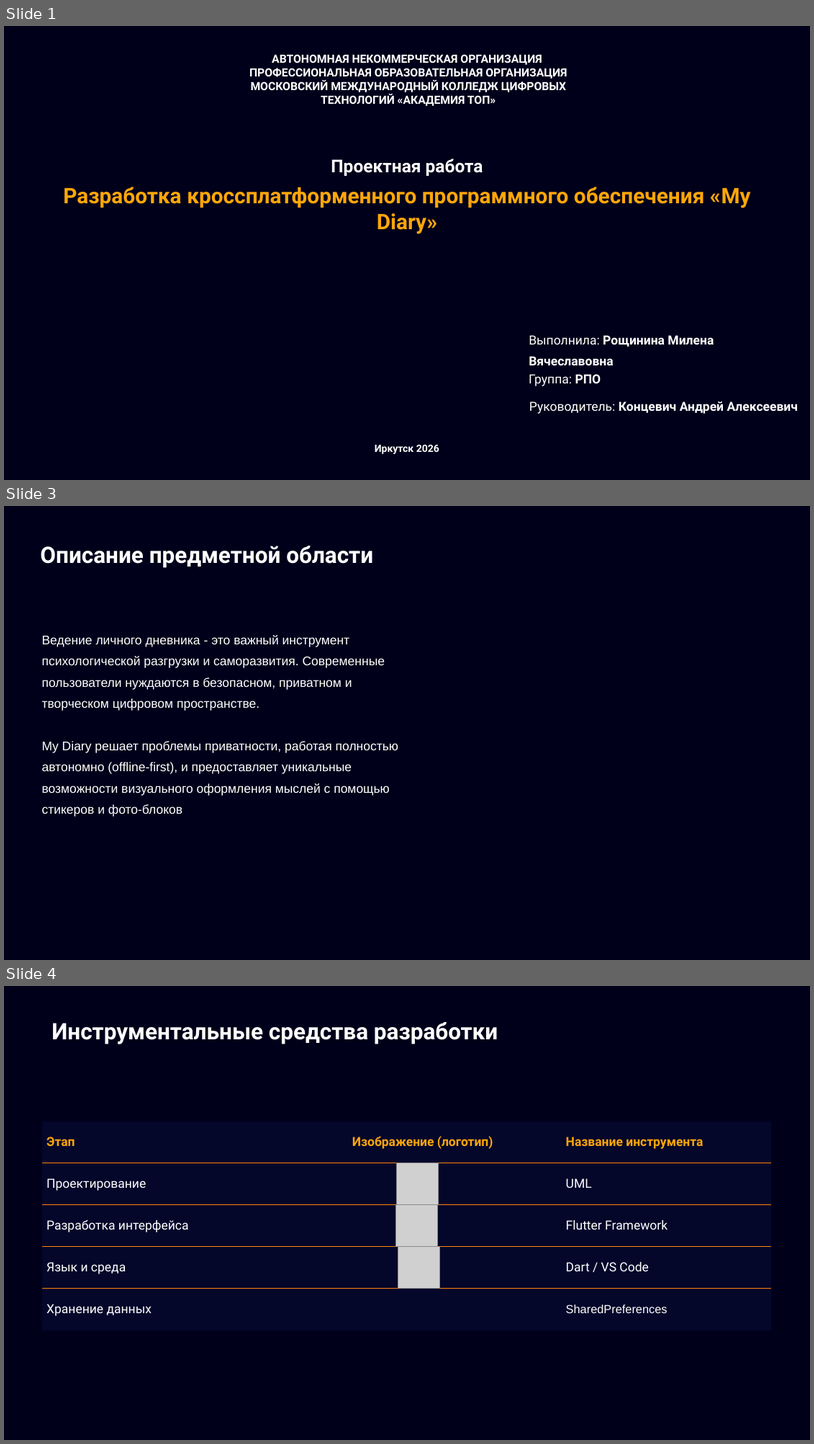
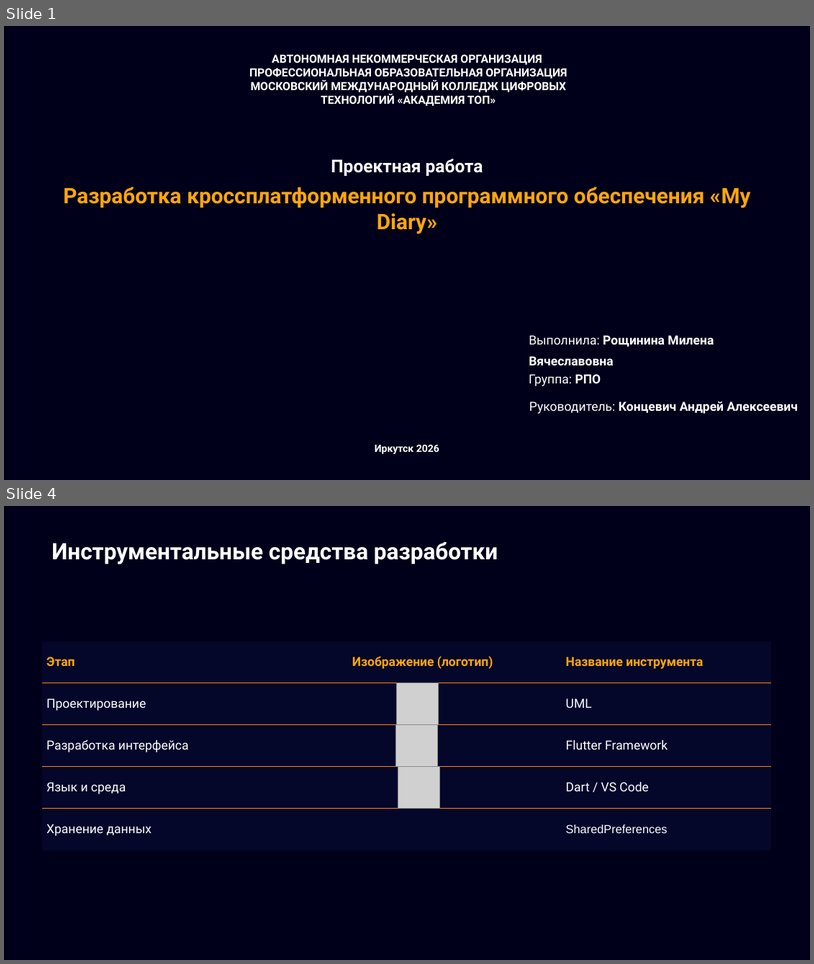
Before and after one commit to serusew/diary, a slide deck: документация/Презентация My Diary (не доделана).pptx. Shown one above the other, each under a label of ours: slides 1, 3 and 4 before the commit, slides 1 and 4 after it; the slides between them are not shown. The pictures are 814x1444 and 814x964 pixels, drawn with LibreOffice and Linux fonts; fonts in the diff are those of the drawing; grey boxes stand for pictures. Boxes give left, top, right and bottom in pixels: in the first picture for what was removed or moved away, otherwise in the second. Text is boxed around its words. In the diff, an @@ line names an element or a change of style, - is before the commit and + after.

Commit message:
change text presentation

```diff
--- a/документация/Презентация My Diary (не доделана).pptx
+++ b/документация/Презентация My Diary (не доделана).pptx
@@ slide 3 removed at <box>4,506,810,960</box>, background #00001A @@
@@ text removed at <box>40,546,373,568</box> @@
-Описание предметной области
@@ text removed at <box>42,635,399,816</box> @@
-Ведение личного дневника - это важный инструмент психологической разгрузки и саморазвития. Современные пользователи нуждаются в безопасном, приватном и творческом цифровом пространстве.
-My Diary решает проблемы приватности, работая полностью автономно (offline-first), и предоставляет уникальные возможности визуального оформления мыслей с помощью стикеров и фото-блоков
```
Also in this commit, not shown: 2 slides changed, 1 slide added.
